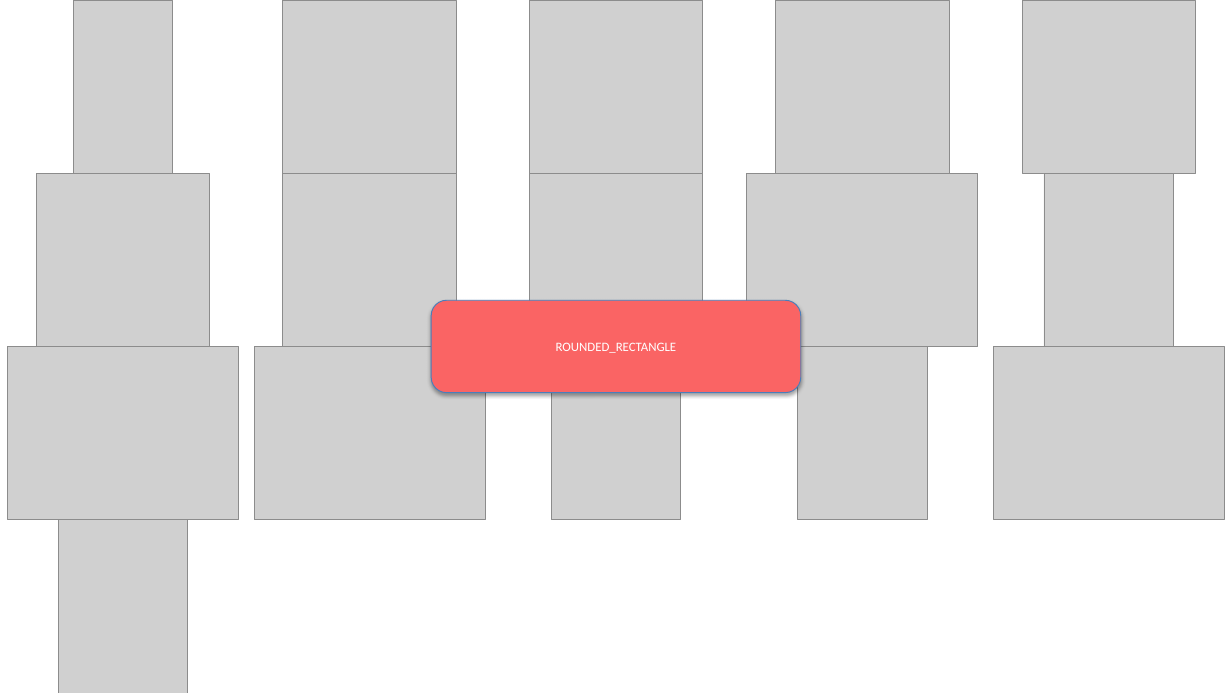
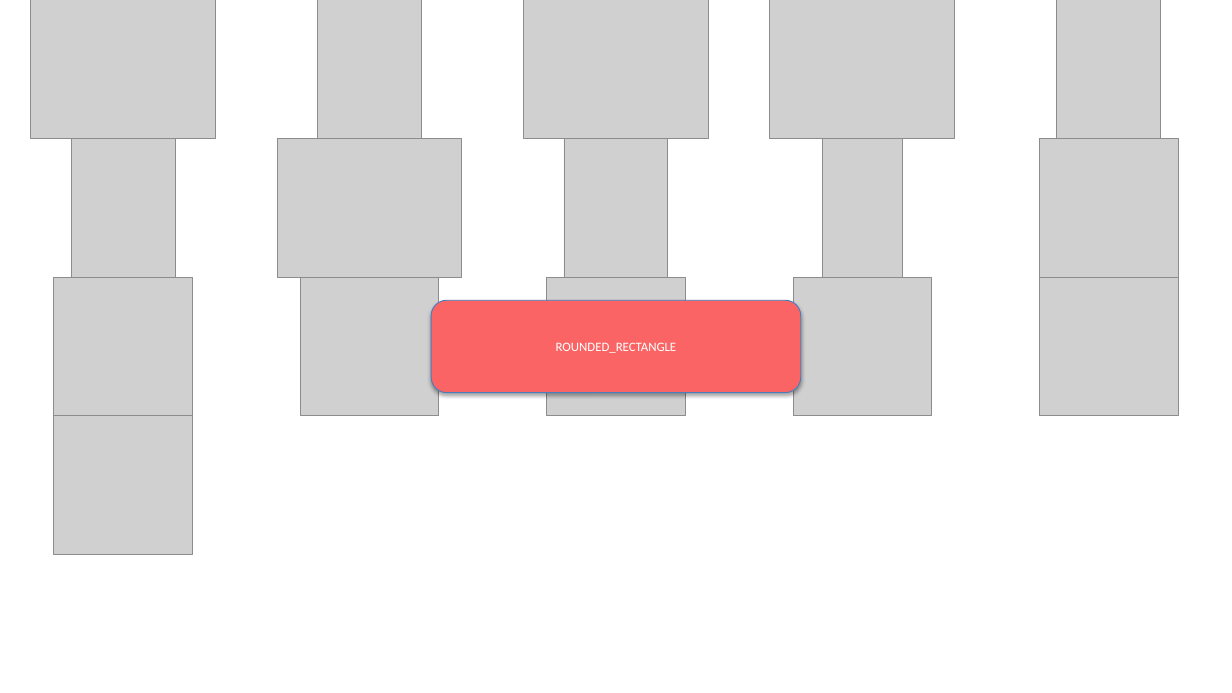
Before and after one commit to spencerja/Image2ppt, a slide deck: slide 1 of Image2ppt/Output/test.pptx. Drawn at 1232x693 pixels with LibreOffice and Linux fonts; fonts in the diff are those of the drawing; grey boxes stand for pictures. Boxes give left, top, right and bottom in pixels: in the first picture for what was removed or moved away, otherwise in the second. Text is boxed around its words. In the diff, an @@ line names an element or a change of style, - is before the commit and + after.

```diff
--- a/Image2ppt/Output/test.pptx
+++ b/Image2ppt/Output/test.pptx
@@ picture added at [30, 0, 215, 139] @@
@@ picture removed at [74, 0, 173, 174] @@
@@ picture removed at [283, 0, 457, 174] @@
@@ picture added at [318, 0, 421, 139] @@
@@ picture: place and size @@
-picture at [530, 0, 703, 174]
+picture at [524, 0, 709, 139]
@@ picture: place and size @@
-picture at [776, 0, 950, 174]
+picture at [770, 0, 955, 139]
@@ picture removed at [1022, 0, 1196, 174] @@
@@ picture added at [1057, 0, 1161, 139] @@
@@ picture added at [71, 139, 175, 277] @@
@@ picture added at [277, 139, 462, 277] @@
@@ picture added at [564, 139, 667, 277] @@
@@ picture added at [823, 139, 902, 277] @@
@@ picture added at [1040, 139, 1178, 277] @@
@@ picture removed at [37, 174, 211, 348] @@
@@ picture removed at [283, 174, 457, 348] @@
@@ picture removed at [530, 174, 703, 348] @@
@@ picture removed at [747, 174, 978, 348] @@
@@ picture removed at [1044, 174, 1174, 348] @@
@@ picture added at [54, 277, 192, 416] @@
@@ picture added at [300, 277, 439, 416] @@
@@ picture added at [547, 277, 686, 416] @@
@@ picture added at [793, 277, 932, 416] @@
@@ picture added at [1040, 277, 1178, 416] @@
@@ picture removed at [7, 347, 238, 520] @@
@@ picture removed at [254, 347, 485, 520] @@
@@ picture removed at [552, 347, 681, 520] @@
@@ picture removed at [798, 347, 927, 520] @@
@@ picture removed at [994, 347, 1225, 520] @@
@@ picture added at [54, 416, 192, 555] @@
@@ picture removed at [58, 519, 188, 693] @@
```
Also in this commit, not shown: 1 other file.
